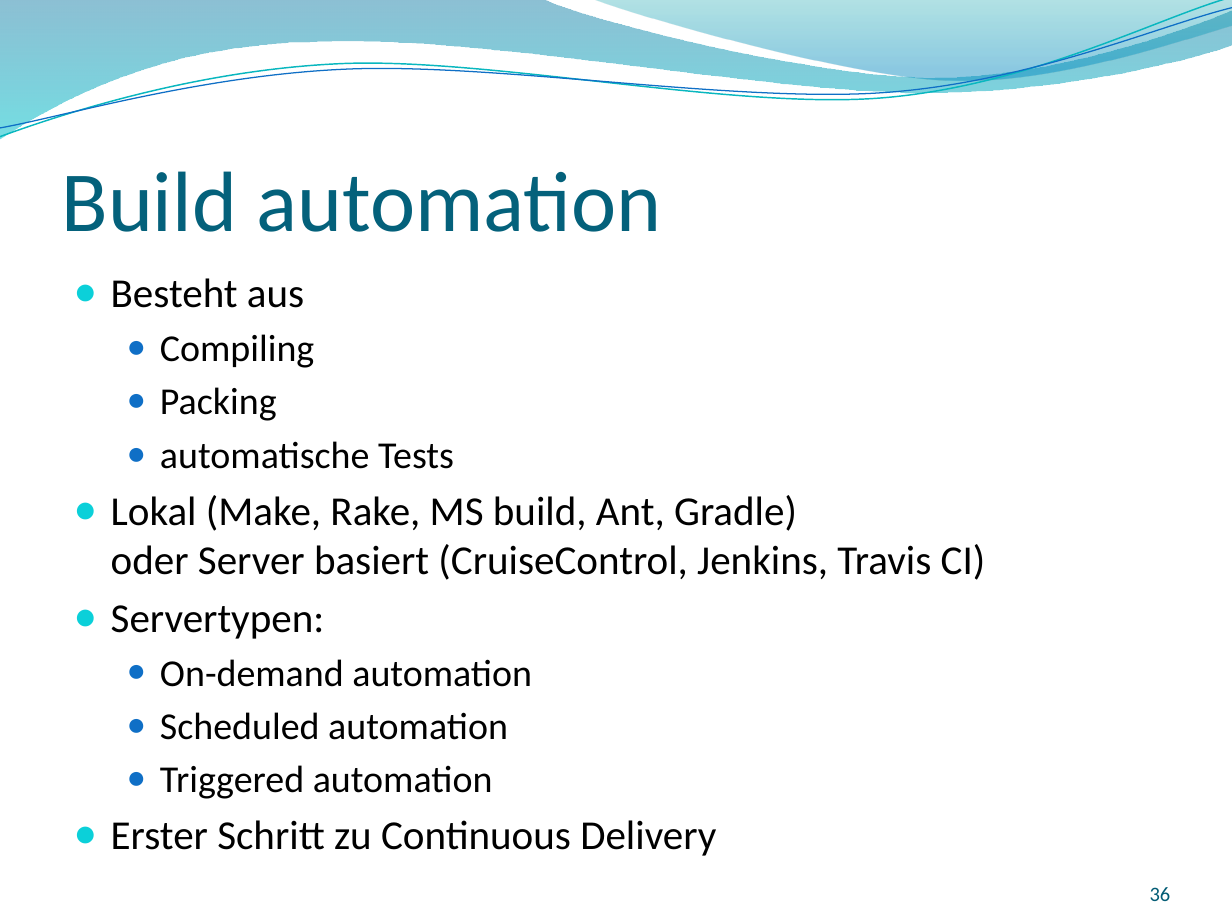
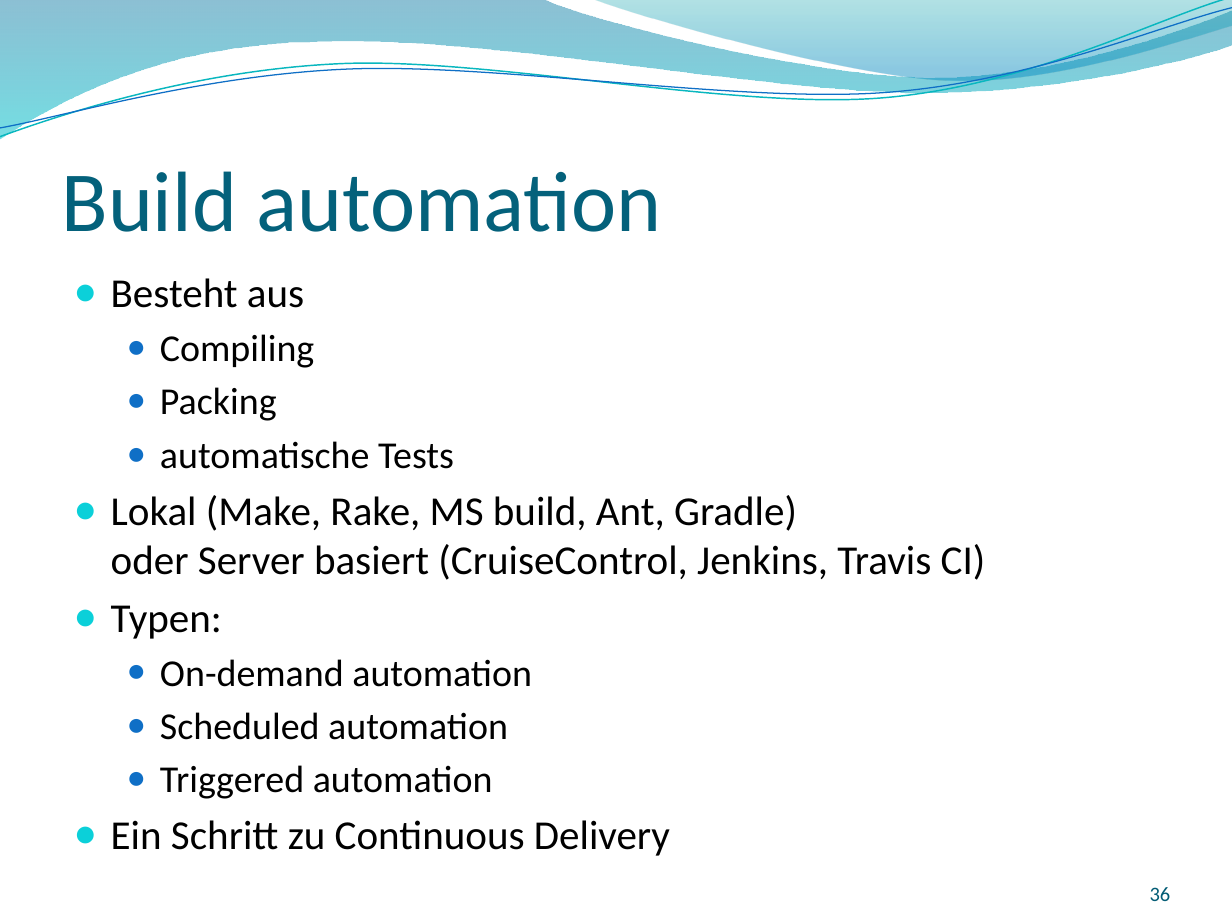
Before and after one commit to GitTyCat42/GITVortrag, a slide deck: slide 36 of SS2017_Git_2017-04-27_Nina-Stodolka_Johannes-Struzek.pptx. Drawn at 1232x924 pixels with LibreOffice and Linux fonts; fonts in the diff are those of the drawing; background and template pictures are left out. Boxes give left, top, right and bottom in pixels: in the first picture for what was removed or moved away, otherwise in the second. Text is boxed around its words. In the diff, an @@ line names an element or a change of style, - is before the commit and + after.

```diff
--- a/SS2017_Git_2017-04-27_Nina-Stodolka_Johannes-Struzek.pptx
+++ b/SS2017_Git_2017-04-27_Nina-Stodolka_Johannes-Struzek.pptx
@@ text at (111, 605, 222, 639): text changed @@
-● Servertypen:
+● Typen:
@@ text at (111, 820, 670, 856): text changed @@
-● Erster Schritt zu Continuous Delivery
+● Ein Schritt zu Continuous Delivery
```
Also in this commit, not shown: 16 other slides changed.
